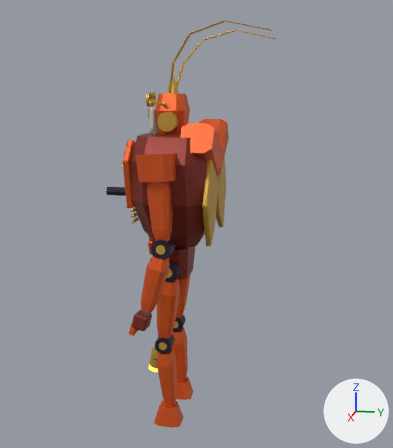
A saved change to the Blender file out/morph_reference/t06/t06.blend.
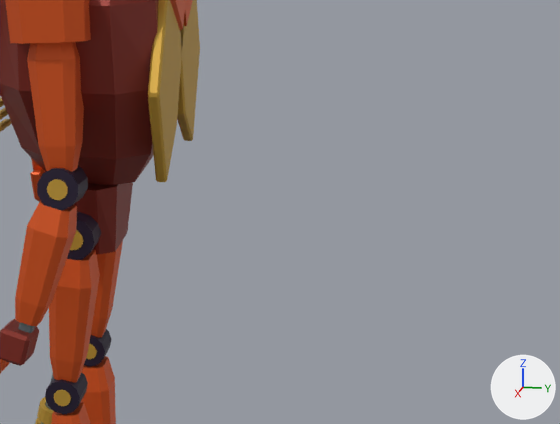
Old and new are each drawn whole from a 50 mm camera at (8.49, 2.05, 5.59) aimed at (-0.18, 0.31, 3.43) and again close up on the part from 34% to 100% of the width and 36% to 80% of the height. Arrows for +X, +Y and +Z are at lower right; the lights stay in place. The older version's two pictures come first.

The older version as bpy lines, for what is in view:
```python
me_continuous_tapered_limb_armor = bpy.data.meshes.new('Continuous tapered limb armor')
me_continuous_tapered_limb_armor.from_pydata(...)  # 32 vertices, 26 faces; spans x -0.19..0.19, y -0.163..0.163, z 0.154..1.165
me_continuous_tapered_limb_armor.materials.append(mat_armor)  # orange #df5b21
me_exposed_limb_articulation_axle = bpy.data.meshes.new('Exposed limb articulation axle')
me_exposed_limb_articulation_axle.from_pydata(...)  # a 12-sided cylinder along x spanning x -0.153..0.153, y -0.163..0.163, z -0.163..0.163
me_exposed_limb_articulation_axle.materials.append(mat_dark)  # dark purple #2c2238
me_independent_shoulder_cap = bpy.data.meshes.new('Independent shoulder cap')
me_independent_shoulder_cap.from_pydata(...)  # 16 vertices, 10 faces; spans x -0.33..0.33, y -0.265..0.265, z -0.22..0.16
me_independent_shoulder_cap.materials.append(mat_armor)  # orange #df5b21
ob_continuous_tapered_limb_armor = bpy.data.objects.new('Continuous tapered limb armor', me_continuous_tapered_limb_armor)
ob_continuous_tapered_limb_armor.parent = ob_hip_l
ob_continuous_tapered_limb_armor.location = (0.0, 0.0, 0.0)
ob_continuous_tapered_limb_armor.rotation_euler = (0.0, 3.142, 0.0)  # degrees (0, 180, 0)
ob_exposed_limb_articulation_axle = bpy.data.objects.new('Exposed limb articulation axle', me_exposed_limb_articulation_axle)
ob_exposed_limb_articulation_axle.parent = ob_hip_l
ob_exposed_limb_articulation_axle.location = (0.0, 0.0, 0.0)
ob_independent_shoulder_cap = bpy.data.objects.new('Independent shoulder cap', me_independent_shoulder_cap)
ob_independent_shoulder_cap.parent = ob_shoulder_l
ob_independent_shoulder_cap.location = (0.0, 0.0, 0.0)
# also in view: 'Continuous tapered limb armor.003' at (-0.43, -0.07, 0.88); 'Articulated palm' at (1.21, -0.24, 2.25); 'Continuous tapered limb armor.004' at (1.02, 0.02, 3.94); 'Curved cloud wing chine' at (0.41, 0.66, 4.03); 'Curved cloud wing chine.001' at (-0.41, 0.66, 4.03)
```
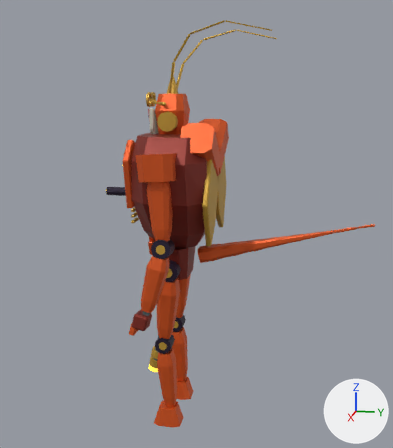
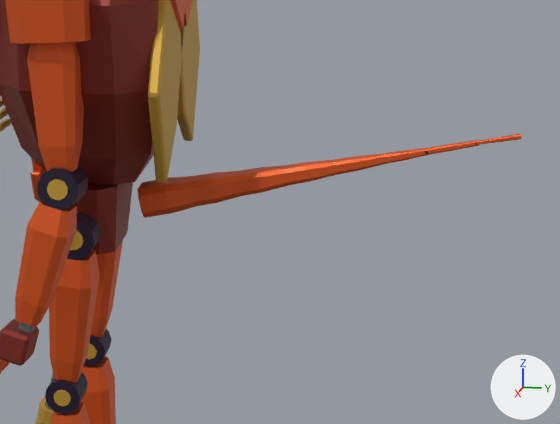
Where the change shows, as pixel boxes (x1, y1, x2, y2) in the close-ups (560 x 424 px):
'Tapered anatomical tail vertebra armor', added (orange): after (137, 176, 196, 218)
'Tapered anatomical tail vertebra armor.001', added (orange): after (191, 171, 242, 206)
'Tapered anatomical tail vertebra armor.002', added (orange): after (237, 165, 288, 196)
'Tapered anatomical tail vertebra armor.003', added (orange): after (284, 160, 334, 185)
'Tapered anatomical tail vertebra armor.004', added (orange): after (332, 154, 382, 175)
'Tapered anatomical tail vertebra armor.005', added (orange): after (380, 148, 430, 165)
'Tapered anatomical tail vertebra armor.006', added: after (429, 140, 480, 154)
'Tapered anatomical tail vertebra armor.007', added: after (479, 134, 521, 144)

What changed in the scene script:
```text
Add ob_tapered_anatomical_tail_vertebra_armor_007:
    ob_tapered_anatomical_tail_vertebra_armor_007 = bpy.data.objects.new('Tapered anatomical tail vertebra armor.007', me_tapered_anatomical_tail_vertebra_armor_007)  # 24 vertices, 18 faces; spans x -0.02..0.02, y -0.018..0.018, z -0.04..0.311; in mat_armor (orange #df5b21)
    ob_tapered_anatomical_tail_vertebra_armor_007.parent = ob_tail_7
    ob_tapered_anatomical_tail_vertebra_armor_007.location = (0.0, 0.0, 0.0)
    ob_tapered_anatomical_tail_vertebra_armor_007.rotation_euler = (1.36, 0.0, -3.142)  # degrees (78, 0, -180)
Add ob_tail_7:
    ob_tail_7 = bpy.data.objects.new('tail_7', None)
    ob_tail_7.parent = ob_tail_6
    ob_tail_7.location = (0.0, 0.34, 0.08)
Add ob_tail_6:
    ob_tail_6 = bpy.data.objects.new('tail_6', None)
    ob_tail_6.parent = ob_tail_5
    ob_tail_6.location = (0.0, 0.34, 0.08)
Add ob_tail_5:
    ob_tail_5 = bpy.data.objects.new('tail_5', None)
    ob_tail_5.parent = ob_tail_4
    ob_tail_5.location = (0.0, 0.34, 0.08)
Add ob_tail_4:
    ob_tail_4 = bpy.data.objects.new('tail_4', None)
    ob_tail_4.parent = ob_tail_3
    ob_tail_4.location = (0.0, 0.34, 0.08)
Add ob_tail_3:
    ob_tail_3 = bpy.data.objects.new('tail_3', None)
    ob_tail_3.parent = ob_tail_2
    ob_tail_3.location = (0.0, 0.34, 0.08)
Add ob_tail_2:
    ob_tail_2 = bpy.data.objects.new('tail_2', None)
    ob_tail_2.parent = ob_tail_1
    ob_tail_2.location = (0.0, 0.34, 0.08)
Add ob_tail_1:
    ob_tail_1 = bpy.data.objects.new('tail_1', None)
    ob_tail_1.parent = ob_tail_0
    ob_tail_1.location = (0.0, 0.34, 0.08)
Add ob_tail_0:
    ob_tail_0 = bpy.data.objects.new('tail_0', None)
    ob_tail_0.parent = ob_hips
    ob_tail_0.location = (0.0, 0.45, 0.06)
Add ob_tapered_anatomical_tail_vertebra_armor_006:
    ob_tapered_anatomical_tail_vertebra_armor_006 = bpy.data.objects.new('Tapered anatomical tail vertebra armor.006', me_tapered_anatomical_tail_vertebra_armor_006)  # 24 vertices, 18 faces; spans x -0.025..0.025, y -0.022..0.022, z -0.04..0.374; in mat_armor (orange #df5b21)
    ob_tapered_anatomical_tail_vertebra_armor_006.parent = ob_tail_6
    ob_tapered_anatomical_tail_vertebra_armor_006.location = (0.0, 0.0, 0.0)
    ob_tapered_anatomical_tail_vertebra_armor_006.rotation_euler = (1.34, 0.0, -3.142)  # degrees (77, 0, -180)
Add ob_tapered_anatomical_tail_vertebra_armor_005:
    ob_tapered_anatomical_tail_vertebra_armor_005 = bpy.data.objects.new('Tapered anatomical tail vertebra armor.005', me_tapered_anatomical_tail_vertebra_armor_005)  # 24 vertices, 18 faces; spans x -0.04..0.04, y -0.035..0.035, z -0.04..0.374; in mat_armor (orange #df5b21)
    ob_tapered_anatomical_tail_vertebra_armor_005.parent = ob_tail_5
    ob_tapered_anatomical_tail_vertebra_armor_005.location = (0.0, 0.0, 0.0)
    ob_tapered_anatomical_tail_vertebra_armor_005.rotation_euler = (1.34, 0.0, -3.142)  # degrees (77, 0, -180)
Add ob_tapered_anatomical_tail_vertebra_armor_004:
    ob_tapered_anatomical_tail_vertebra_armor_004 = bpy.data.objects.new('Tapered anatomical tail vertebra armor.004', me_tapered_anatomical_tail_vertebra_armor_004)  # 24 vertices, 18 faces; spans x -0.057..0.057, y -0.05..0.05, z -0.04..0.374; in mat_armor (orange #df5b21)
    ob_tapered_anatomical_tail_vertebra_armor_004.parent = ob_tail_4
    ob_tapered_anatomical_tail_vertebra_armor_004.location = (0.0, 0.0, 0.0)
    ob_tapered_anatomical_tail_vertebra_armor_004.rotation_euler = (1.34, 0.0, -3.142)  # degrees (77, 0, -180)
Add ob_tapered_anatomical_tail_vertebra_armor_003:
    ob_tapered_anatomical_tail_vertebra_armor_003 = bpy.data.objects.new('Tapered anatomical tail vertebra armor.003', me_tapered_anatomical_tail_vertebra_armor_003)  # 24 vertices, 18 faces; spans x -0.074..0.074, y -0.065..0.065, z -0.04..0.374; in mat_armor (orange #df5b21)
    ob_tapered_anatomical_tail_vertebra_armor_003.parent = ob_tail_3
    ob_tapered_anatomical_tail_vertebra_armor_003.location = (0.0, 0.0, 0.0)
    ob_tapered_anatomical_tail_vertebra_armor_003.rotation_euler = (1.34, 0.0, -3.142)  # degrees (77, 0, -180)
Add ob_tapered_anatomical_tail_vertebra_armor_002:
    ob_tapered_anatomical_tail_vertebra_armor_002 = bpy.data.objects.new('Tapered anatomical tail vertebra armor.002', me_tapered_anatomical_tail_vertebra_armor_002)  # 24 vertices, 18 faces; spans x -0.092..0.092, y -0.081..0.081, z -0.04..0.374; in mat_armor (orange #df5b21)
    ob_tapered_anatomical_tail_vertebra_armor_002.parent = ob_tail_2
    ob_tapered_anatomical_tail_vertebra_armor_002.location = (0.0, 0.0, 0.0)
    ob_tapered_anatomical_tail_vertebra_armor_002.rotation_euler = (1.34, 0.0, -3.142)  # degrees (77, 0, -180)
Add ob_tapered_anatomical_tail_vertebra_armor_001:
    ob_tapered_anatomical_tail_vertebra_armor_001 = bpy.data.objects.new('Tapered anatomical tail vertebra armor.001', me_tapered_anatomical_tail_vertebra_armor_001)  # 24 vertices, 18 faces; spans x -0.112..0.112, y -0.097..0.097, z -0.04..0.374; in mat_armor (orange #df5b21)
    ob_tapered_anatomical_tail_vertebra_armor_001.parent = ob_tail_1
    ob_tapered_anatomical_tail_vertebra_armor_001.location = (0.0, 0.0, 0.0)
    ob_tapered_anatomical_tail_vertebra_armor_001.rotation_euler = (1.34, 0.0, -3.142)  # degrees (77, 0, -180)
Add ob_tapered_anatomical_tail_vertebra_armor:
    ob_tapered_anatomical_tail_vertebra_armor = bpy.data.objects.new('Tapered anatomical tail vertebra armor', me_tapered_anatomical_tail_vertebra_armor)  # 24 vertices, 18 faces; spans x -0.132..0.132, y -0.116..0.116, z -0.04..0.374; in mat_armor (orange #df5b21)
    ob_tapered_anatomical_tail_vertebra_armor.parent = ob_tail_0
    ob_tapered_anatomical_tail_vertebra_armor.location = (0.0, 0.0, 0.0)
    ob_tapered_anatomical_tail_vertebra_armor.rotation_euler = (1.34, 0.0, -3.142)  # degrees (77, 0, -180)
```
